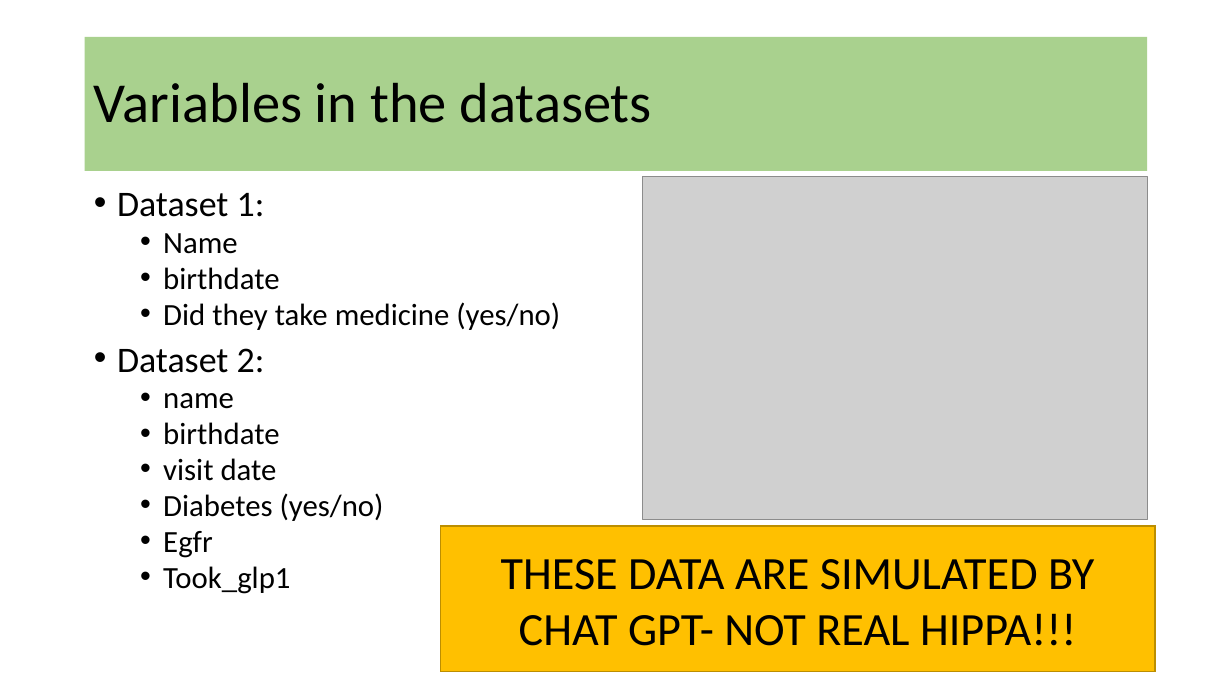
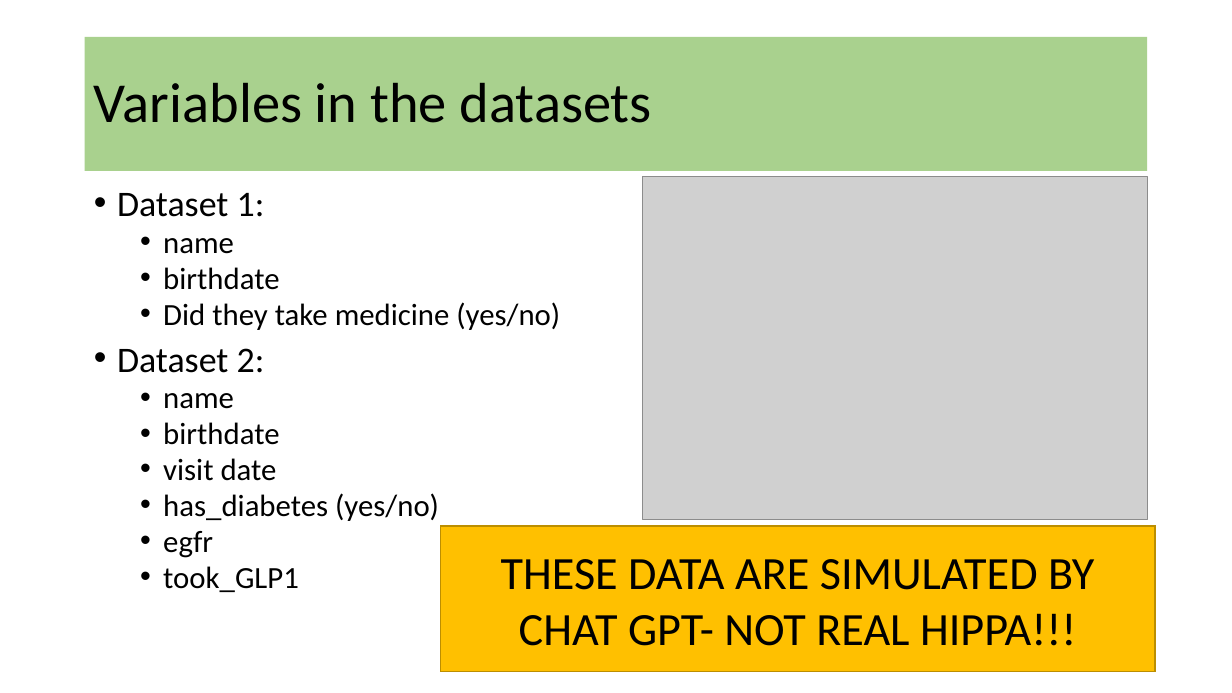
Before and after one commit to SamSwift505/NMDOH_R_WORKSHOPS_26, a slide deck: slide 8 of Week_3/Workshop_3.pptx. Drawn at 1232x693 pixels with LibreOffice and Linux fonts; fonts in the diff are those of the drawing; grey boxes stand for pictures. Boxes give left, top, right and bottom in pixels: in the first picture for what was removed or moved away, otherwise in the second. Text is boxed around its words. In the diff, an @@ line names an element or a change of style, - is before the commit and + after.

```diff
--- a/Week_3/Workshop_3.pptx
+++ b/Week_3/Workshop_3.pptx
@@ text at (163,238,234,254): text changed @@
-  • Name
+  • name
@@ text at (163,493,439,592): text changed @@
-  • Diabetes (yes/no)
-  • Egfr
-  • Took_glp1
+  • has_diabetes (yes/no)
+  • egfr
+  • took_GLP1
```
Also in this commit, not shown: 3 other slides changed.
